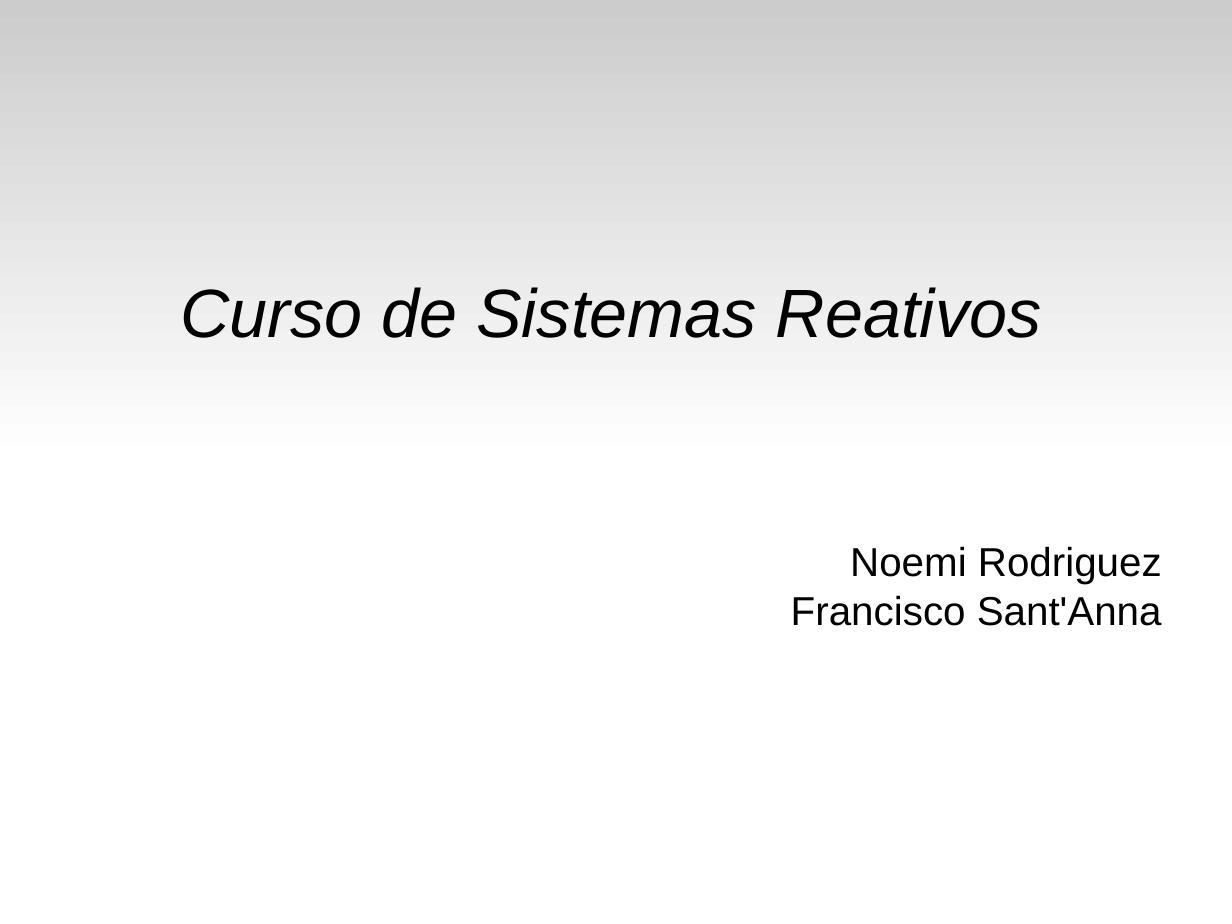
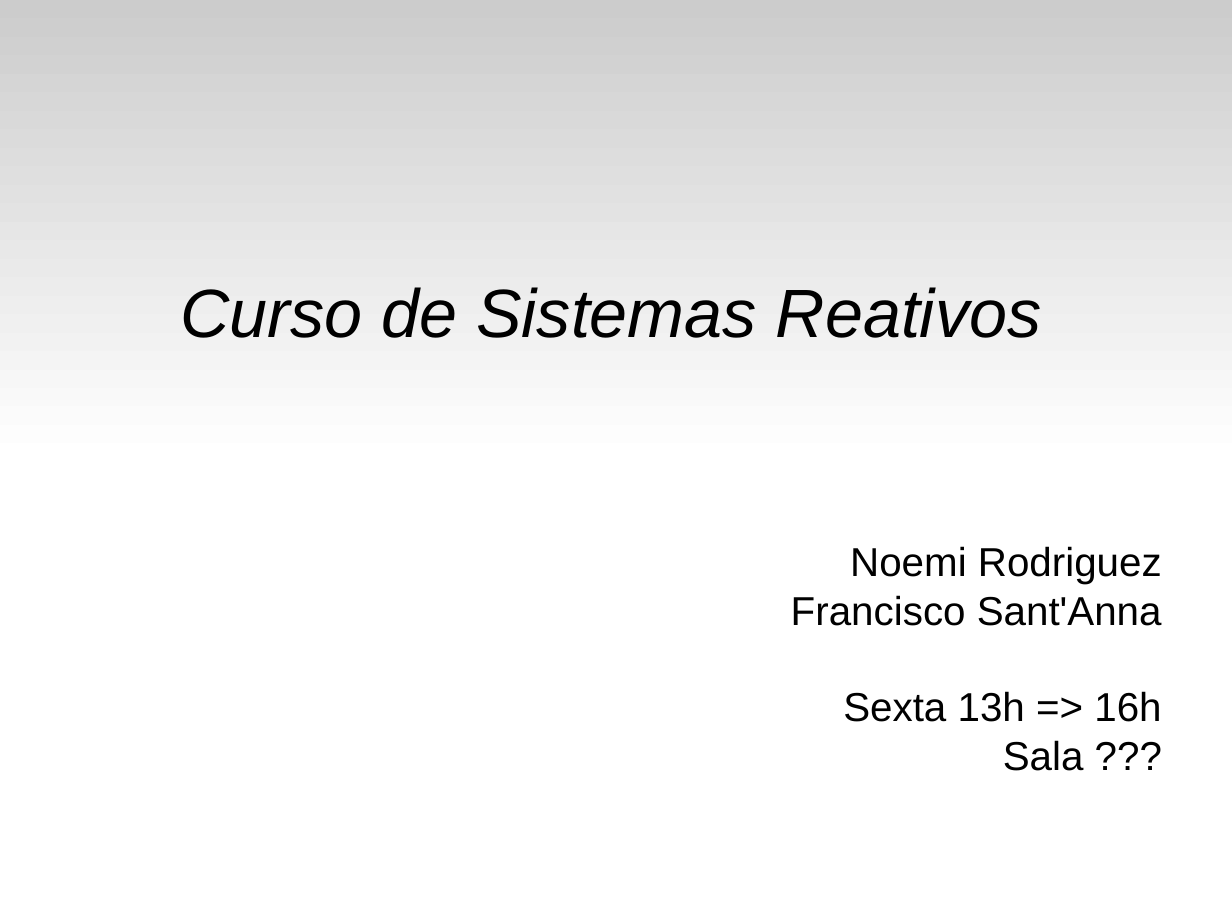
Before and after one commit to fsantanna-uerj/reativos, a slide deck: slide 1 of slides/00_intro.odp. Drawn at 1232x924 pixels with LibreOffice and Linux fonts; fonts in the diff are those of the drawing. Boxes give left, top, right and bottom in pixels: in the first picture for what was removed or moved away, otherwise in the second. Text is boxed around its words. In the diff, an @@ line names an element or a change of style, - is before the commit and + after.

```diff
--- a/slides/00_intro.odp
+++ b/slides/00_intro.odp
@@ text at (x1=843, y1=691, x2=1161, y2=771): paragraphs added @@
+Sexta 13h => 16h
+Sala ???
```
Also in this commit, not shown: 3 other slides changed, 3 slides added, 1 slide removed, 1 other file.
